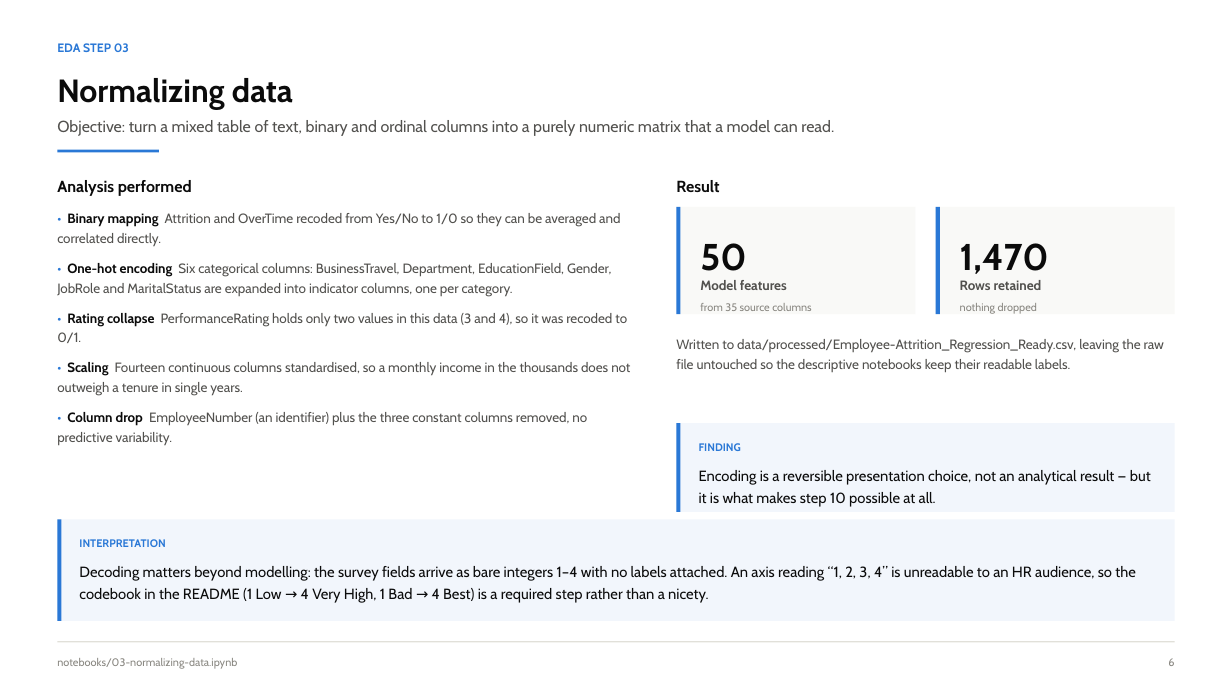
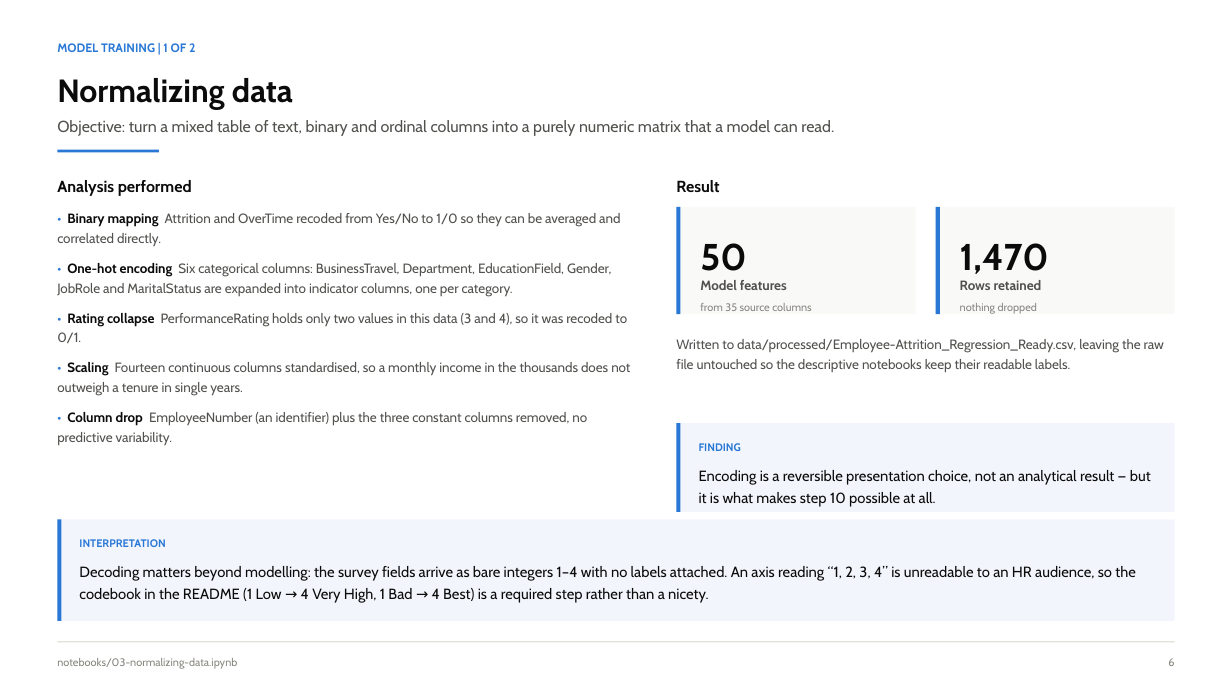
Before and after one commit to NPower-JDA-Cohort-2026/ibm-analytics-attrition-eda, a slide deck: slide 14 of presentation/IBM_Attrition_EDA_Team_Presentation.pptx (slide 6 before the commit). Drawn at 1232x693 pixels with LibreOffice and Linux fonts; fonts in the diff are those of the drawing. Boxes give left, top, right and bottom in pixels: in the first picture for what was removed or moved away, otherwise in the second. Text is boxed around its words. In the diff, an @@ line names an element or a change of style, - is before the commit and + after.

```diff
--- a/presentation/IBM_Attrition_EDA_Team_Presentation.pptx
+++ b/presentation/IBM_Attrition_EDA_Team_Presentation.pptx
@@ text removed at bbox=[57, 43, 129, 52] @@
-EDA STEP 03
@@ text added at bbox=[57, 43, 195, 52], 9.5 pt, text #2A78D6, bold @@
+MODEL TRAINING | 1 OF 2
```
Also in this commit, not shown: 12 other slides changed.
